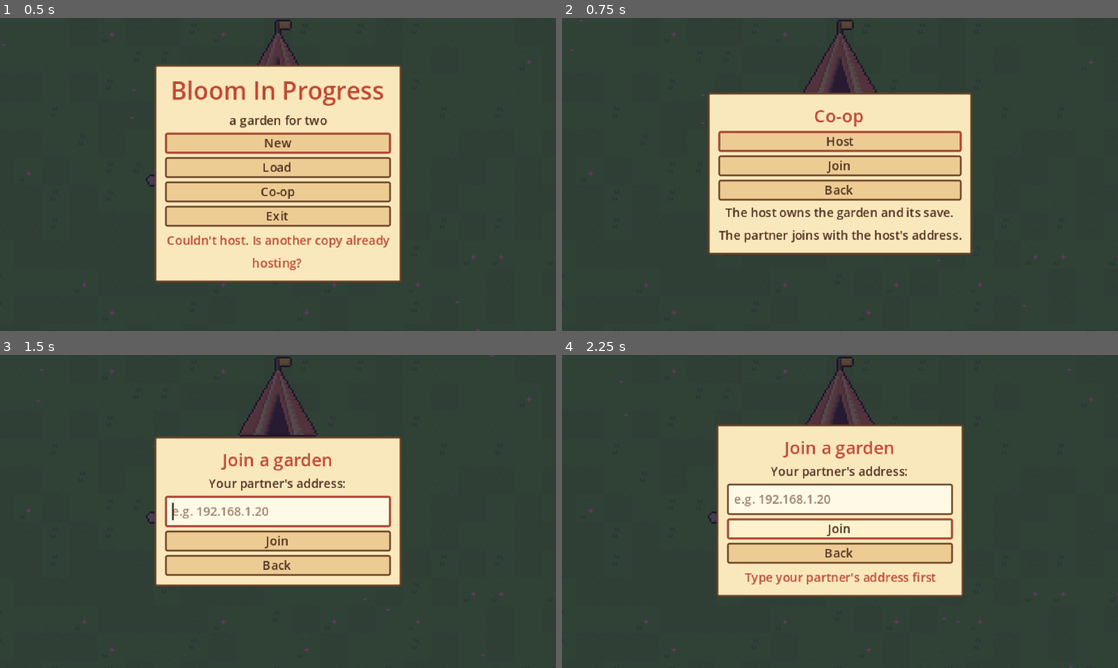
Above: before the commit, frames 1-4 (two rows, left to right).
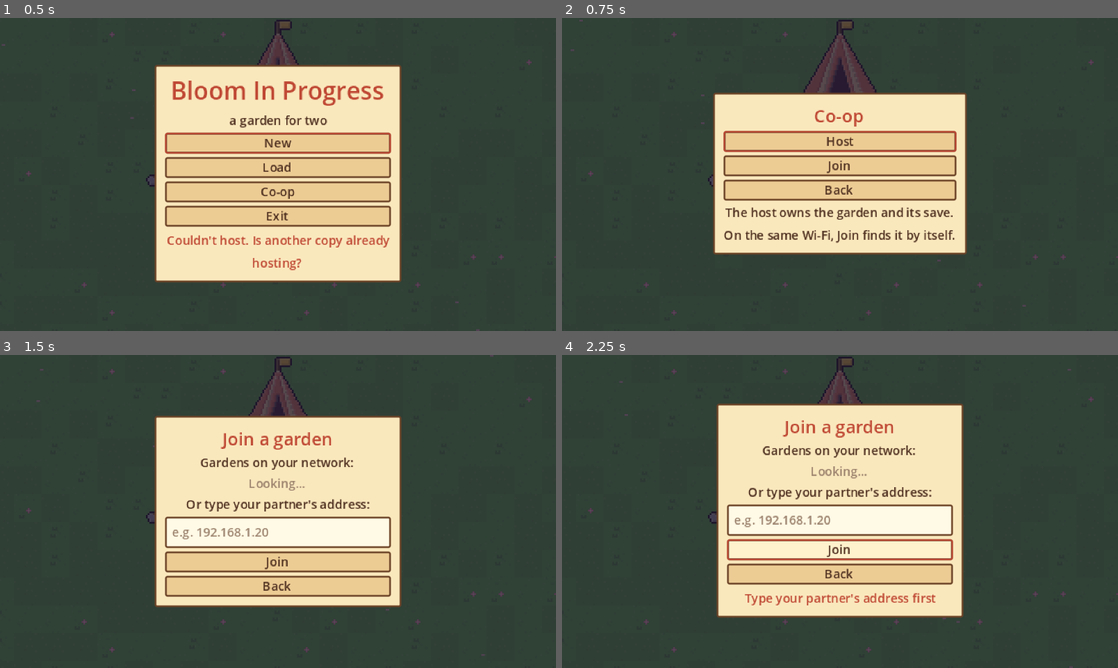
Above: after the commit, the same moments.

Repository: chowmein3/Bloom-In-Progress
Game: Godot game, scene res://tests/coop_test.tscn
Same seed, same stepped clock (60 frames per second), same inputs: the game is played once before the commit and once after it. This scene is started directly instead of the project's main scene.
Inputs:
- Up to frame 1 (0.5 s): no input
- Up to frame 2 (0.75 s): click "Co-op" at 0.5 s
- Up to frame 3 (1.5 s): click "Join" at 1.25 s
- Up to frame 4 (2.25 s): click "Join" at 2 s

Frame 1 is identical in both runs. In frame 2, 2.8% of the frame differs, in the area x 26-74%, y 23-76%; in frame 3, 17%; in frame 4, 20%, in the area x 27-73%, y 15-84%.

Commit message:
Add downloadable builds and easier co-op connecting
Packaging: export presets for Windows and Linux (single-file game with
the data embedded), tools/build.sh to build and zip them with a
how-to-play file, an app icon, and a GitHub Actions workflow that runs
the tests and publishes the zips as the "latest" release on every push
to main, so the README's download link always gives the newest build.

Connecting: a host now announces itself on the local network and shows
up on the partner's Join screen as a one-click button; while hosting,
the game asks the router to forward the port (UPnP) and shows the
public address to share; the Join screen remembers the last address
and accepts host:port.

Also stop listing saves from logging an error on first run, and make
two tests plant in the soil they later check, since empty tilled soil
can revert to grass overnight.

Co-Authored-By: Claude Fable 5.2 <noreply@anthropic.com>
Claude-Session: https://claude.ai/code/session_01P4wXAqoxH1Q6JyERT6CDg1

Diff:
--- a/project.godot
+++ b/project.godot
@@ -4,6 +4,8 @@
 [application]
 
 config/name="Bloom In Progress"
+config/icon="res://assets/sprites/icon.png"
+config/version="0.1.0"
 run/main_scene="res://scenes/main.tscn"
 config/features=PackedStringArray("4.4", "GL Compatibility")
 
--- a/scripts/game_state.gd
+++ b/scripts/game_state.gd
@@ -644,6 +644,8 @@
 func list_gardens() -> Array[Dictionary]:
 	_adopt_legacy_save()
 	var found: Array[Dictionary] = []
+	if not DirAccess.dir_exists_absolute(saves_dir):
+		return found  # first run: nothing saved yet
 	for file_name: String in DirAccess.get_files_at(saves_dir):
 		if not file_name.ends_with(".json"):
 			continue
--- a/scripts/main.gd
+++ b/scripts/main.gd
@@ -114,6 +114,9 @@
 	Net.player_joined.connect(_on_player_joined)
 	Net.player_left.connect(_on_player_left)
 	Net.player_state.connect(_on_player_state)
+	Net.internet_ready.connect(func(address: String) -> void:
+		if remote_players.is_empty():
+			hud.call("set_status", "Hosting. Partner joins:\nSame Wi-Fi: automatic\nElsewhere: %s" % address))
 	TimeManager.paused = true  # the clock waits behind the menu
 	hud.visible = false
 
@@ -201,7 +204,7 @@
 	_begin()
 	var addresses: Array[String] = Net.lan_addresses()
 	var where: String = addresses[0] if not addresses.is_empty() else "this computer's address"
-	hud.call("set_status", "Hosting. Partner joins:\n%s" % where)
+	hud.call("set_status", "Hosting. Partner joins:\nSame Wi-Fi: automatic\n(or type %s)" % where)
 	hud.call("show_message", "Your garden is open. Waiting for your partner...", 6.0)
 
 
--- a/scripts/menu.gd
+++ b/scripts/menu.gd
@@ -21,6 +21,7 @@
 const WOOD := Color(0.42, 0.26, 0.15)
 const INK := Color(0.3, 0.18, 0.12)
 const ACCENT := Color(0.75, 0.28, 0.2)
+const SETTINGS := "user://settings.json"
 const SEASONS: Array[String] = ["Spring", "Summer", "Fall", "Winter"]
 
 var screen: String = ""  # which screen is showing: title, new, load, coop, join, pause
@@ -34,6 +35,7 @@
 var _name_field: LineEdit
 var _address: String = ""
 var _confirm_delete: String = ""
+var _found_box: VBoxContainer
 
 
 func _ready() -> void:
@@ -69,6 +71,7 @@
 	_status.add_theme_color_override("font_color", ACCENT)
 	_status.visible = false
 	column.add_child(_status)
+	Net.gardens_changed.connect(_list_found)
 	show_title()
 
 
@@ -175,7 +178,7 @@
 	_button("Host", _show_coop_host).grab_focus()
 	_button("Join", _show_join)
 	_button("Back", show_title)
-	_note("The host owns the garden and its save.\nThe partner joins with the host's address.")
+	_note("The host owns the garden and its save.\nOn the same Wi-Fi, Join finds it by itself.")
 
 
 func _show_coop_host() -> void:
@@ -186,7 +189,13 @@
 func _show_join() -> void:
 	_open("join", 0.72)
 	_heading("Join a garden", 10)
-	_note("Your partner's address:")
+	_note("Gardens on your network:")
+	_found_box = VBoxContainer.new()
+	_found_box.add_theme_constant_override("separation", 2)
+	_box.add_child(_found_box)
+	_note("Or type your partner's address:")
+	if _address == "":
+		_address = _remembered_address()
 	var field := LineEdit.new()
 	field.text = _address
 	field.placeholder_text = "e.g. 192.168.1.20"
@@ -195,7 +204,31 @@
 	_box.add_child(field)
 	_button("Join", _confirm_join)
 	_button("Back", _show_coop)
-	field.grab_focus()
+	Net.start_discovery()
+	_list_found()
+
+
+## Hosts announce themselves on the local network; each gets a one-click button.
+func _list_found() -> void:
+	if screen != "join" or _found_box == null:
+		return
+	for child: Node in _found_box.get_children():
+		_found_box.remove_child(child)
+		child.queue_free()
+	for address: String in Net.found_gardens.keys():
+		var found: Dictionary = Net.found_gardens[address]
+		var button := Button.new()
+		button.text = "%s%s" % [found["name"], "  (full)" if bool(found["full"]) else ""]
+		button.disabled = _busy or bool(found["full"])
+		var target: String = "%s:%d" % [address, int(found["port"])]
+		button.pressed.connect(func() -> void: join_chosen.emit(target))
+		_found_box.add_child(button)
+	if Net.found_gardens.is_empty():
+		var waiting := Label.new()
+		waiting.text = "Looking..."
+		waiting.horizontal_alignment = HORIZONTAL_ALIGNMENT_CENTER
+		waiting.add_theme_color_override("font_color", Color(0.6, 0.5, 0.42))
+		_found_box.add_child(waiting)
 
 
 func _confirm_join() -> void:
@@ -203,7 +236,19 @@
 	if address == "":
 		set_status("Type your partner's address first")
 		return
+	_remember_address(address)
 	join_chosen.emit(address)
+
+
+func _remembered_address() -> String:
+	var parsed: Variant = JSON.parse_string(FileAccess.get_file_as_string(SETTINGS)) if FileAccess.file_exists(SETTINGS) else null
+	return str(parsed.get("last_address", "")) if typeof(parsed) == TYPE_DICTIONARY else ""
+
+
+func _remember_address(address: String) -> void:
+	var file: FileAccess = FileAccess.open(SETTINGS, FileAccess.WRITE)
+	if file != null:
+		file.store_string(JSON.stringify({"last_address": address}))
 
 
 # ----------------------------------------------------------------- pieces
@@ -211,6 +256,9 @@
 func _open(new_screen: String, dim: float) -> void:
 	if new_screen != "load":
 		_confirm_delete = ""
+	if new_screen != "join":
+		Net.stop_discovery()
+		_found_box = null
 	screen = new_screen
 	visible = true
 	_dim.color = Color(0.08, 0.06, 0.14, dim)
--- a/scripts/net.gd
+++ b/scripts/net.gd
@@ -10,18 +10,36 @@
 signal player_left(slot: int)
 signal session_ended(was_host: bool)
 signal player_state(slot: int, pos: Vector2, facing: Vector2i, moving: bool)
+signal gardens_changed  # found_gardens changed while looking for hosts
+signal internet_ready(address: String)  # the router opened a door for us; partners can use this address
 
 const DEFAULT_PORT := 24565
 const MAX_PLAYERS := 2
 const HOST_SLOT := 1
 const JOIN_TIMEOUT := 8.0
+const DISCOVERY_PORT := 24566  # hosts announce themselves here on the local network
+const BEACON_TAG := "BLOOM1"
+const BEACON_EVERY := 1.0
+const FOUND_FOR := 4.0  # forget a host this long after its last announcement
 
 var online: bool = false
 var port: int = DEFAULT_PORT
+## Ask the router (UPnP) to let a partner in from the internet while hosting.
+var use_upnp: bool = true
+## Hosts heard on the local network: address -> {"name", "port", "seen"}.
+var found_gardens: Dictionary = {}
+## This host's public address once the router has opened the port, else "".
+var internet_address: String = ""
 
 var _slot: int = HOST_SLOT
 var _peer_slots: Dictionary = {}  # network peer id -> slot
 var _attempt: int = 0
+var _beacon: PacketPeerUDP
+var _beacon_in: float = 0.0
+var _listener: PacketPeerUDP
+var _upnp: UPNP
+var _upnp_thread: Thread
+var _upnp_port: int = 0
 
 
 func _ready() -> void:
@@ -68,12 +86,26 @@
 	online = true
 	_slot = HOST_SLOT
 	_peer_slots = {1: HOST_SLOT}
+	_beacon = PacketPeerUDP.new()
+	_beacon.set_broadcast_enabled(true)
+	_beacon_in = 0.0
+	if use_upnp and _upnp_thread == null:
+		_upnp_thread = Thread.new()
+		_upnp_thread.start(_open_router_port.bind(port))
 	return OK
 
 
+## `address` may end in ":port" for a host on a non-default port.
 func join_game(address: String) -> Error:
+	var host: String = address.strip_edges()
+	var join_port: int = port
+	var colon: int = host.rfind(":")
+	if colon > 0 and host.count(":") == 1 and host.substr(colon + 1).is_valid_int():
+		join_port = host.substr(colon + 1).to_int()
+		host = host.left(colon)
+	stop_discovery()
 	var peer := ENetMultiplayerPeer.new()
-	var err: Error = peer.create_client(address, port)
+	var err: Error = peer.create_client(host, join_port)
 	if err != OK:
 		return err
 	multiplayer.multiplayer_peer = peer
@@ -113,8 +145,104 @@
 		_player_state.rpc(pos, facing, moving)
 
 
+# ------------------------------------------------ finding each other
+
+## Start listening for hosts on the local network (the Join screen does this).
+func start_discovery() -> void:
+	if _listener != null:
+		return
+	found_gardens.clear()
+	_listener = PacketPeerUDP.new()
+	if _listener.bind(DISCOVERY_PORT) != OK:
+		_listener = null  # something else has the port; typing an address still works
+	gardens_changed.emit()
+
+
+func stop_discovery() -> void:
+	if _listener != null:
+		_listener.close()
+		_listener = null
+
+
+func _process(delta: float) -> void:
+	if _beacon != null and online and is_host():
+		_beacon_in -= delta
+		if _beacon_in <= 0.0:
+			_beacon_in = BEACON_EVERY
+			var words: String = "%s|%d|%d|%s" % [BEACON_TAG, port, _peer_slots.size(), GameState.garden_name]
+			# Everyone on the network, plus this computer for two copies on one machine.
+			for target: String in ["255.255.255.255", "127.0.0.1"]:
+				_beacon.set_dest_address(target, DISCOVERY_PORT)
+				_beacon.put_packet(words.to_utf8_buffer())
+	if _listener == null:
+		return
+	var now: float = Time.get_ticks_msec() / 1000.0
+	var changed: bool = false
+	while _listener.get_available_packet_count() > 0:
+		var parts: PackedStringArray = _listener.get_packet().get_string_from_utf8().split("|", true, 3)
+		var from: String = _listener.get_packet_ip()
+		if parts.size() != 4 or parts[0] != BEACON_TAG or not parts[1].is_valid_int() or not parts[2].is_valid_int():
+			continue
+		var known: bool = found_gardens.has(from)
+		var entry: Dictionary = {"name": parts[3].left(24), "port": parts[1].to_int(), "full": parts[2].to_int() >= MAX_PLAYERS, "seen": now}
+		if not known or found_gardens[from]["name"] != entry["name"] or found_gardens[from]["full"] != entry["full"]:
+			changed = true
+		found_gardens[from] = entry
+	for address: String in found_gardens.keys():
+		if now - float(found_gardens[address]["seen"]) > FOUND_FOR:
+			found_gardens.erase(address)
+			changed = true
+	if changed:
+		gardens_changed.emit()
+
+
+## Runs on a thread: asks the home router to forward our port (UPnP) so a
+## partner elsewhere can connect without anyone touching router settings.
+func _open_router_port(host_port: int) -> void:
+	var upnp := UPNP.new()
+	var address: String = ""
+	if upnp.discover(2000) == UPNP.UPNP_RESULT_SUCCESS and upnp.get_gateway() != null and upnp.get_gateway().is_valid_gateway():
+		if upnp.add_port_mapping(host_port, host_port, "Bloom In Progress", "UDP") == UPNP.UPNP_RESULT_SUCCESS:
+			address = upnp.query_external_address()
+	_router_answered.call_deferred(upnp, host_port, address)
+
+
+func _router_answered(upnp: UPNP, host_port: int, address: String) -> void:
+	_upnp_thread.wait_to_finish()
+	_upnp_thread = null
+	if address == "":
+		return
+	if online and is_host():
+		_upnp = upnp
+		_upnp_port = host_port
+		internet_address = address
+		internet_ready.emit(address)
+	else:
+		upnp.delete_port_mapping(host_port, "UDP")  # we stopped hosting in the meantime
+
+
+func _close_router_port() -> void:
+	if _upnp != null:
+		_upnp.delete_port_mapping(_upnp_port, "UDP")
+		_upnp = null
+	internet_address = ""
+
+
+func _notification(what: int) -> void:
+	if what == NOTIFICATION_WM_CLOSE_REQUEST:
+		_close_router_port()
+
+
+func _exit_tree() -> void:
+	_close_router_port()
+	if _upnp_thread != null:
+		_upnp_thread.wait_to_finish()
+
+
 func _reset() -> void:
 	_attempt += 1
+	_beacon = null
+	_close_router_port()
 	if multiplayer.multiplayer_peer != null:
 		multiplayer.multiplayer_peer.close()
 	multiplayer.multiplayer_peer = OfflineMultiplayerPeer.new()
--- a/tests/coop_test.gd
+++ b/tests/coop_test.gd
@@ -25,6 +25,7 @@
 	if args.size() > 1:
 		out_dir = args[1]
 	Net.port = 24999
+	Net.use_upnp = false  # no router to talk to in a test
 	TimeManager.rain_chance = 0.0
 	GameState.rng.seed = 1
 	save_file = "user://coop_test_%s.json" % role
@@ -44,6 +45,7 @@
 func _run_host() -> void:
 	# Something already in the garden, to prove a late joiner receives it.
 	GameState.request_till(HOST, Vector2i(10, 8))
+	GameState.garden_name = "Test Garden"
 	main.call("start_host")
 	TimeManager.paused = true
 	_expect(await _until(func() -> bool: return Net.slots().size() == 2, 30.0), "guest joined")
@@ -75,7 +77,13 @@
 
 
 func _run_guest() -> void:
-	main.call("start_join", "127.0.0.1")
+	# Find the host the way the Join screen does, without typing an address.
+	Net.start_discovery()
+	_expect(await _until(func() -> bool: return not Net.found_gardens.is_empty(), 10.0), "guest finds the host on the network by itself")
+	var address: String = Net.found_gardens.keys()[0] if not Net.found_gardens.is_empty() else "127.0.0.1"
+	var found: Dictionary = Net.found_gardens.get(address, {"name": "", "port": 24999, "full": false})
+	_expect(found["name"] == "Test Garden" and not bool(found["full"]), "and sees its name and that there is room")
+	main.call("start_join", "%s:%d" % [address, int(found["port"])])
 	_expect(await _until(func() -> bool: return Net.local_id() == GUEST, 15.0), "joined and given slot 2")
 	_expect(await _until(func() -> bool: return GameState.soil.has(Vector2i(10, 8)), 5.0), "late joiner receives the existing garden")
 	_expect(main.get("remote_players").has(HOST), "host's character appears on the guest's screen")
--- a/tests/menu_test.gd
+++ b/tests/menu_test.gd
@@ -15,6 +15,7 @@
 	if args.size() > 0:
 		out_dir = args[0]
 	Net.port = 24998
+	Net.use_upnp = false
 	TimeManager.rain_chance = 0.0
 	GameState.saves_dir = "user://menu_test_saves"
 	for old: Dictionary in GameState.list_gardens():
@@ -41,6 +42,7 @@
 	_expect(GameState.garden_name == "Willow Bend" and FileAccess.file_exists(GameState.save_path), "in a named, saved garden")
 	_expect(not TimeManager.paused and main.get("hud").visible, "the clock runs and the HUD shows")
 	GameState.request_till(1, Vector2i(4, 9))
+	GameState.request_plant(1, Vector2i(4, 9), "sunpuff")  # planted soil never reverts to grass
 	GameState.request_sleep(1)
 	await _wait(2.0)
 
@@ -89,6 +91,8 @@
 	_click("Co-op")
 	_click("Join")
 	_expect(_screen() == "join", "Join asks for an address")
+	_field().text = ""
+	_field().text_changed.emit("")
 	_click("Join")
 	_expect(_status() != "", "an empty address is refused")
 	_field().text = "127.0.0.1"
--- a/tests/test_runner.gd
+++ b/tests/test_runner.gd
@@ -178,6 +178,7 @@
 	var first: String = GameState.save_path
 	check(GameState.garden_name == "Rose Corner" and FileAccess.file_exists(first), "a new garden is named and saved straight away")
 	GameState.request_till(P, Vector2i(2, 2))
+	GameState.request_plant(P, Vector2i(2, 2), "sunpuff")  # planted soil never reverts to grass
 	GameState.end_day(false)
 	GameState.create_garden("")
 	var second: String = GameState.save_path
Binary file added: assets/sprites/icon.png
Not shown, added: assets/sprites/icon.png.import
Not shown, added: export_presets.cfg
Not shown, added: packaging/.gdignore
Not shown, added: packaging/How to play.txt
Not shown, added: tests/menu_test.gd.uid
Not shown, changed: CLAUDE.md
Not shown, changed: docs/DESIGN.md
Not shown, added: tools/build.sh
